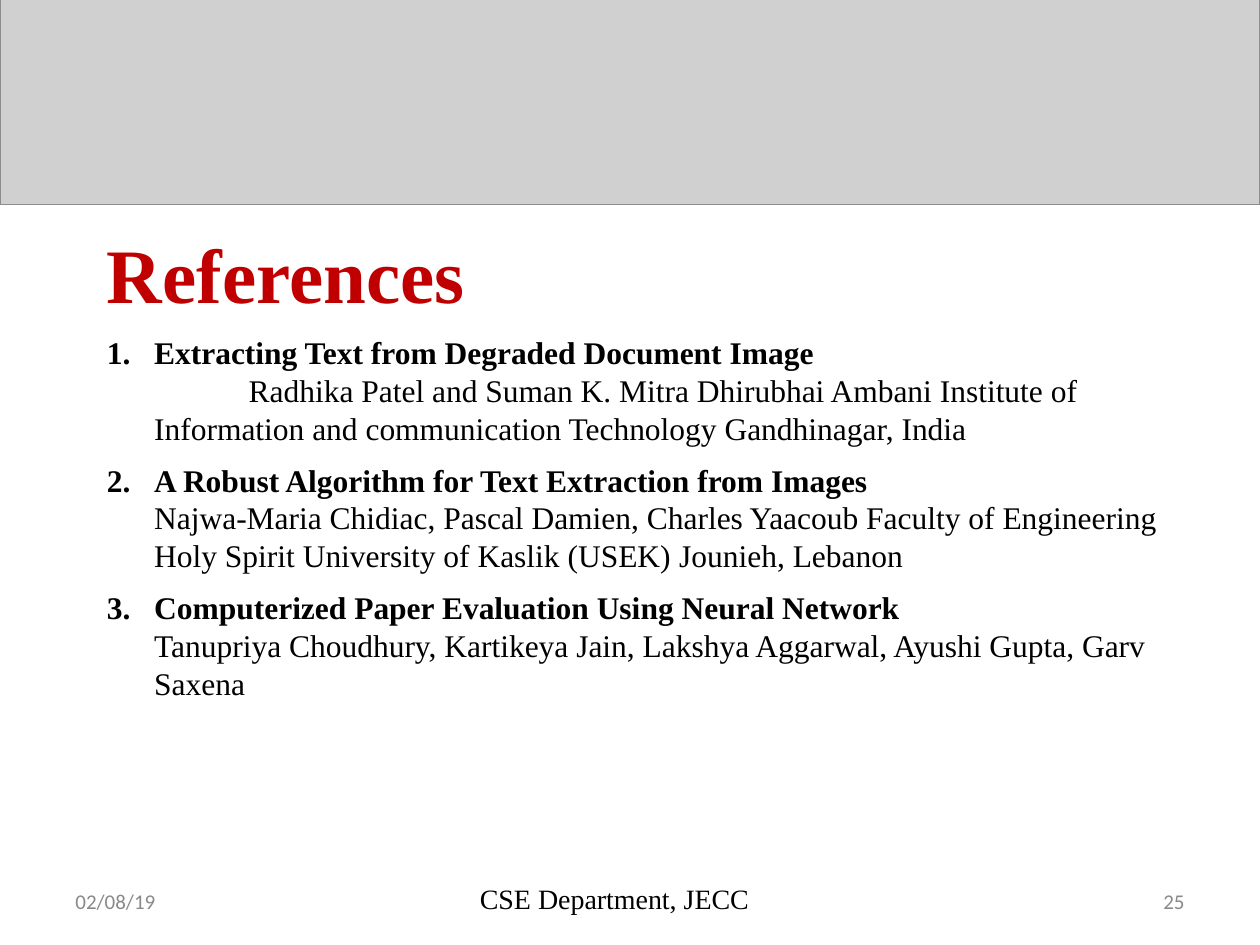
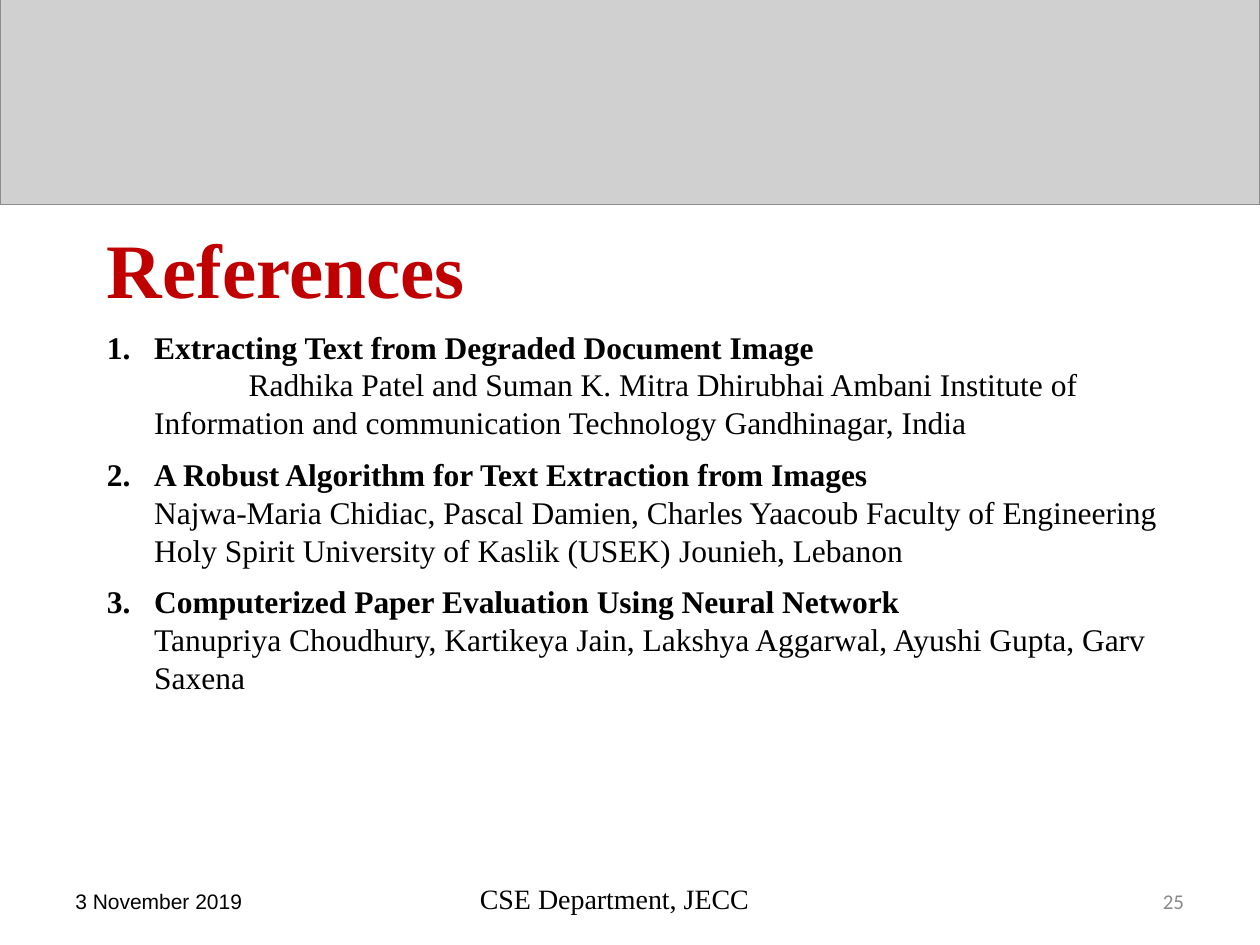
Before and after one commit to sreeragrnandan/Design-Project, a slide deck: slide 25 of DP G7 first review.pptx. Drawn at 1260x945 pixels with LibreOffice and Linux fonts; fonts in the diff are those of the drawing; grey boxes stand for pictures. Boxes give left, top, right and bottom in pixels: in the first picture for what was removed or moved away, otherwise in the second. Text is boxed around its words. In the diff, an @@ line names an element or a change of style, - is before the commit and + after.

```diff
--- a/DP G7 first review.pptx
+++ b/DP G7 first review.pptx
@@ text "References": place and size @@
-text "References" at (107, 248, 1157, 696)
+text "References" at (107, 243, 1157, 690)
@@ text at (75, 893, 242, 910): text changed; font Calibri to Arial; text colour #898989 to #000000 @@
-02/08/19
+3 November 2019
```
Also in this commit, not shown: 23 other slides changed, 2 slides added, 2 slides removed, 7 other files.
